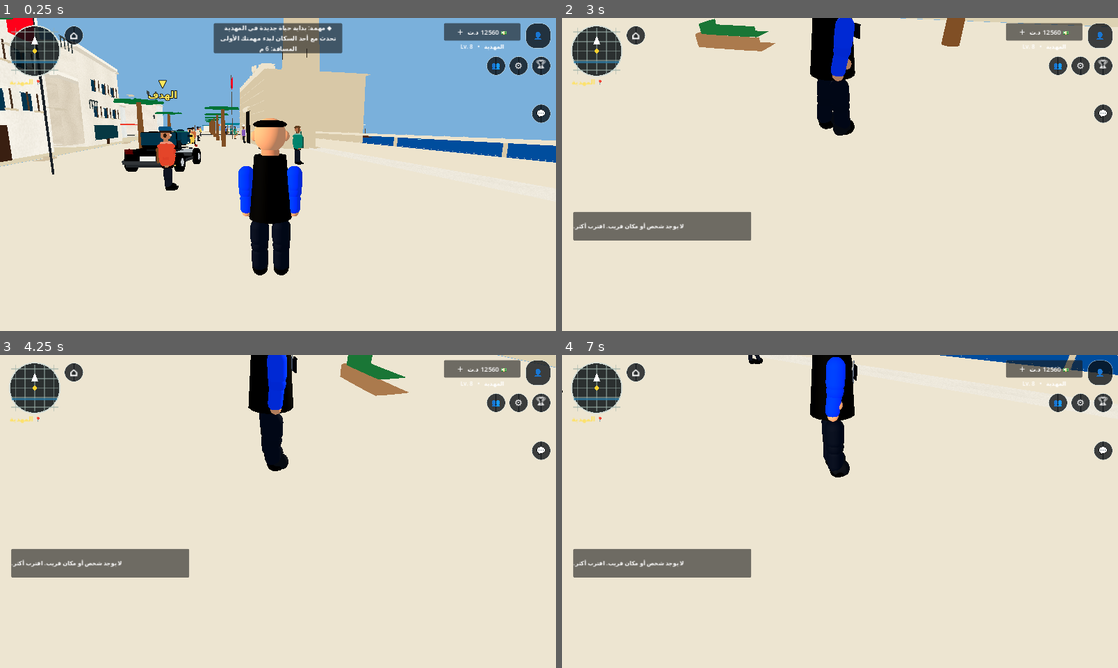
Above: before the commit, frames 1-4 (two rows, left to right).
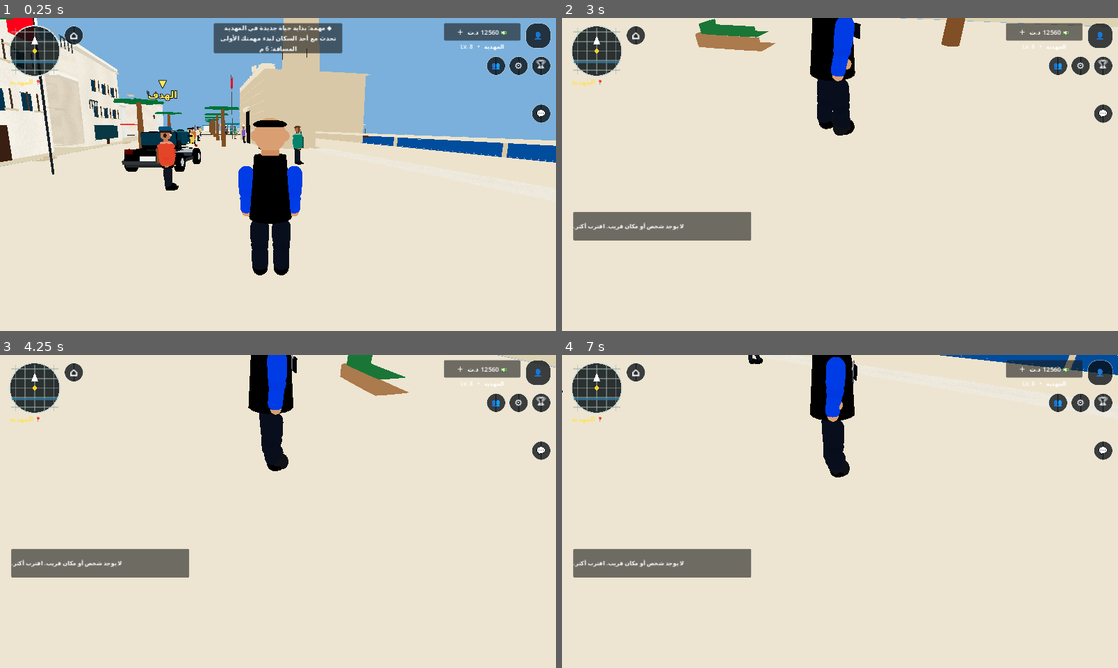
Above: after the commit, the same moments.

Repository: stevennpllk-crypto/REAL-LIFE-MAHDIA
Game: Godot game, scene res://scenes/Main.tscn
The game is run twice, just before and just after one commit, with the same random seed, the same clock (stepped at 60 frames per second) and the same inputs.
Inputs (mouse positions are in pixels of both pictures, inside the frame that each line leads up to):
- Up to frame 1 (0.25 s): no input
- Up to frame 2 (3 s): click "⌂" at 0.5 s; click "👤" at 1.25 s; click "🏆" at 2 s; tap Enter at 2.75 s; move the mouse to (867, 174) at 2.77 s; hold W (move_forward) from 2.78 s (still down); tap E (interact) at 2.85 s
- Up to frame 3 (4.25 s): keep holding W (move_forward); tap Space (jump) at 3.02, 3.77 s; move the mouse to (250, 511) at 3.52 s; tap Shift (run) at 3.6 s
- Up to frame 4 (7 s): keep holding W (move_forward); move the mouse to (851, 505) at 4.27 s; tap E (interact) at 4.35, 5.85 s; move the mouse to (834, 517) at 5.02 s; tap Shift (run) at 5.1, 6.6 s; tap Space (jump) at 5.27, 6.02, 6.77 s; move the mouse to (878, 514) at 5.77 s; move the mouse to (795, 508) at 6.52 s

The runs differ from the first frame. In frame 1, 0.9% of the frame differs, in the area x 42-54%, y 32-64%; in frame 2, less than 0.1%; in frame 3, 0.1%; in frame 4, 0.6%.

Commit message:
Disable costly per-pixel GLES materials on mobile

Diff:
--- a/scripts/player.gd
+++ b/scripts/player.gd
@@ -273,7 +273,7 @@
 	var m := StandardMaterial3D.new()
 	m.albedo_color = color
 	m.roughness = roughness
-	m.shading_mode = BaseMaterial3D.SHADING_MODE_PER_PIXEL
+	m.shading_mode = BaseMaterial3D.SHADING_MODE_UNSHADED
 	return m
 
 func _part(parent: Node3D, mesh: Mesh, pos: Vector3, color: Color) -> MeshInstance3D:
